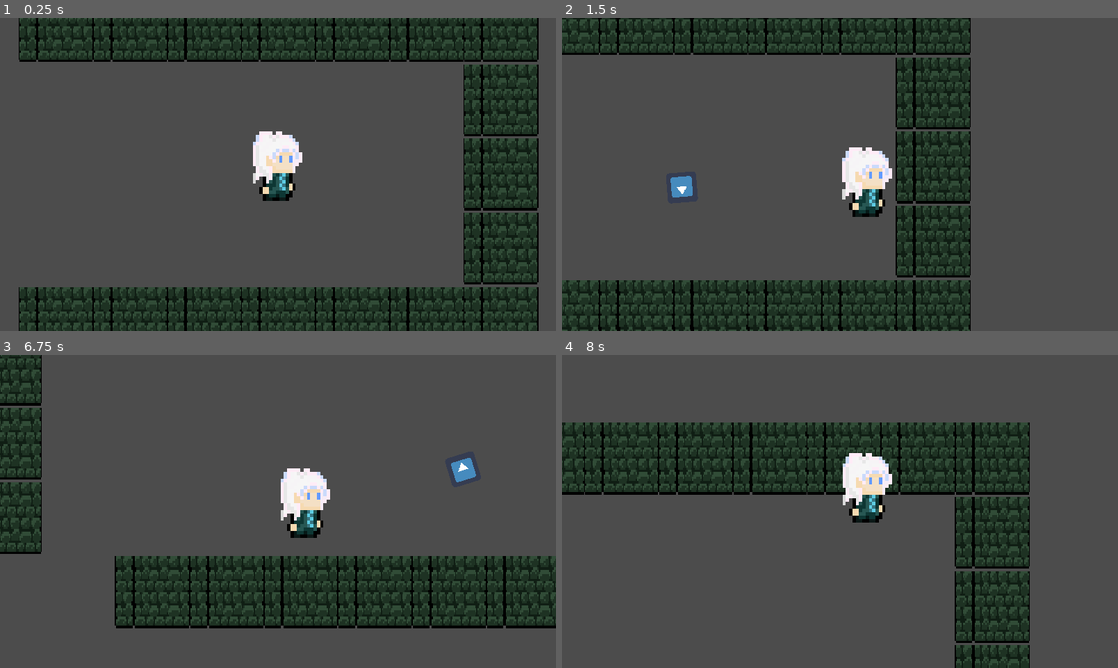
Above: before the commit, frames 1-4 (two rows, left to right).
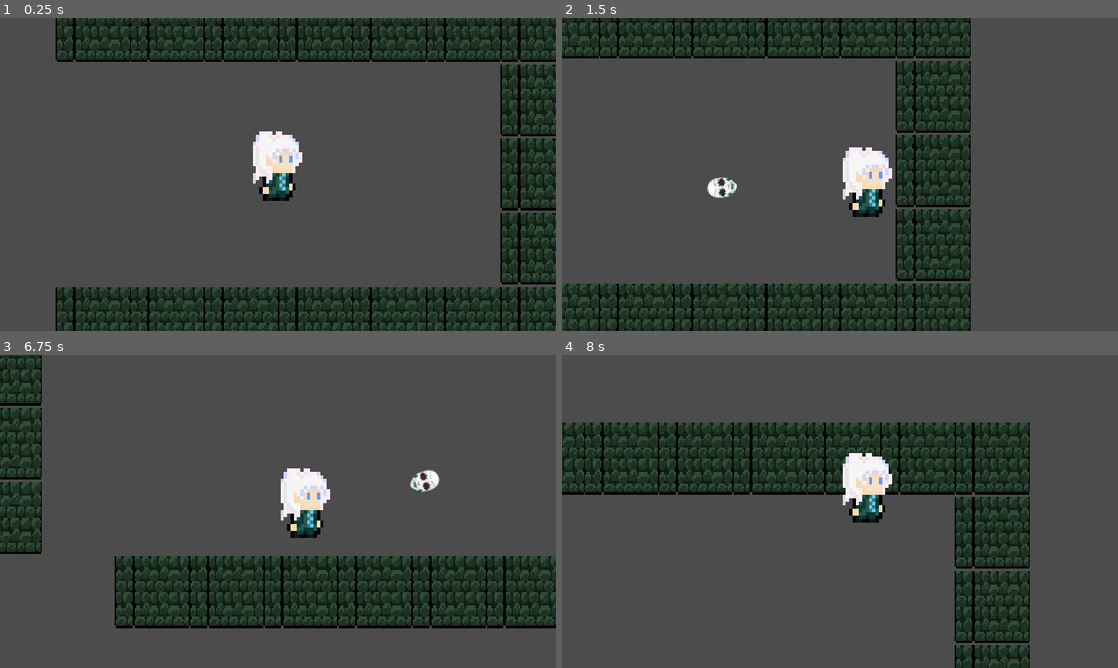
Above: after the commit, the same moments.

Repository: allannov/GodotGame
Game: Godot game, scene res://Level/Level.tscn
Same seed, same stepped clock (60 frames per second), same inputs: the game is played once before the commit and once after it. The engine's default icon, where the game draws it, is replaced by a stand-in: a white triangle on a blue panel in a dark square.
Inputs (mouse positions are in pixels of both pictures, inside the frame that each line leads up to):
- Up to frame 1 (0.25 s): no input
- Up to frame 2 (1.5 s): tap Enter at 0.5 s; move the mouse to (962, 158) at 0.52 s; hold D (move_right) 0.53-1.28 s; click (962, 158) at 0.6 s; move the mouse to (728, 190) at 1.27 s; hold S (move_down) from 1.28 s (still down); click (728, 190) at 1.35 s
- Up to frame 3 (6.75 s): move the mouse to (333, 442) at 2.02 s; release S (move_down) at 2.03 s; hold D (move_right) 2.03-2.78 s; click (333, 442) at 2.1 s; tap Space at 2.75 s; move the mouse to (250, 574) at 2.77 s; hold W (move_up) 2.78-3.53 s; click (250, 574) at 2.85 s; move the mouse to (444, 558) at 3.52 s; hold A (move_left) 3.53-5.03 s; click (444, 558) at 3.6 s; move the mouse to (111, 464) at 4.27 s; click (111, 464) at 4.35 s; move the mouse to (305, 511) at 5.02 s; hold S (move_down) 5.03-5.78 s; click (305, 511) at 5.1 s; move the mouse to (194, 433) at 5.77 s; hold D (move_right) 5.78-6.53 s; click (194, 433) at 5.85 s; move the mouse to (400, 495) at 6.52 s; hold W (move_up) from 6.53 s (still down); click (400, 495) at 6.6 s
- Up to frame 4 (8 s): move the mouse to (728, 527) at 7.27 s; release W (move_up) at 7.28 s; hold D (move_right) from 7.28 s (still down); click (728, 527) at 7.35 s

The runs differ from the first frame. In frame 1, 18% of the frame differs, in the area x 3-100%, y 0-100%; in frame 2, 16%; in frame 3, 0.5%; in frame 4, nothing differs.

Commit message:
Fixed camera, sprite and animation

Diff:
--- a/GodotGame - JIM/FightSystem/Bullet.tscn
+++ b/GodotGame - JIM/FightSystem/Bullet.tscn
@@ -1,6 +1,6 @@
 [gd_scene load_steps=4 format=2]
 
-[ext_resource path="res://icon.png" type="Texture" id=1]
+[ext_resource path="res://FightSystem/Bullet.png" type="Texture" id=1]
 [ext_resource path="res://FightSystem/Bullet.gd" type="Script" id=2]
 
 [sub_resource type="RectangleShape2D" id=1]
@@ -19,6 +19,7 @@
 
 [node name="Sprite" type="Sprite" parent="."]
 show_behind_parent = true
-position = Vector2( 3.72529e-08, 5.21541e-08 )
-scale = Vector2( 0.40625, 0.40625 )
+position = Vector2( -5.96046e-08, 0 )
+rotation = 1.5708
+scale = Vector2( 0.8125, 0.8125 )
 texture = ExtResource( 1 )
--- a/GodotGame - JIM/Level/Level.tscn
+++ b/GodotGame - JIM/Level/Level.tscn
@@ -7,7 +7,7 @@
 [node name="Level" type="YSort"]
 
 [node name="Player" parent="." instance=ExtResource( 1 )]
-position = Vector2( 160, 96 )
+position = Vector2( 128, 96 )
 
 [node name="Wall" parent="." instance=ExtResource( 4 )]
 position = Vector2( 96, 224 )
--- a/GodotGame - JIM/Player/Player.gd
+++ b/GodotGame - JIM/Player/Player.gd
@@ -4,7 +4,7 @@
 const ACCELERATION = 900
 const MAX_SPEED = 250
 const FRICTION = 1500
-const BULLET_SPEED = 1000
+const BULLET_SPEED = 700
 const BULLET_SPAWN_DISTANCE = 45
 
 var bullet = preload("res://FightSystem/Bullet.tscn")
--- a/GodotGame - JIM/Player/Player.tscn
+++ b/GodotGame - JIM/Player/Player.tscn
@@ -35,7 +35,7 @@
 "times": PoolRealArray( 0 ),
 "transitions": PoolRealArray( 1 ),
 "update": 0,
-"values": [ 2 ]
+"values": [ 0 ]
 }
 
 [sub_resource type="Animation" id=3]
@@ -66,7 +66,6 @@
 scale = Vector2( 2.85625, 3 )
 texture = ExtResource( 1 )
 hframes = 5
-frame = 2
 
 [node name="CollisionShape2D" type="CollisionShape2D" parent="."]
 position = Vector2( 0, 12 )
Renamed: GodotGame - JIM/Bullet.png -> GodotGame - JIM/FightSystem/Bullet.png
Not shown, changed: GodotGame - JIM/FightSystem/Bullet.png.import
